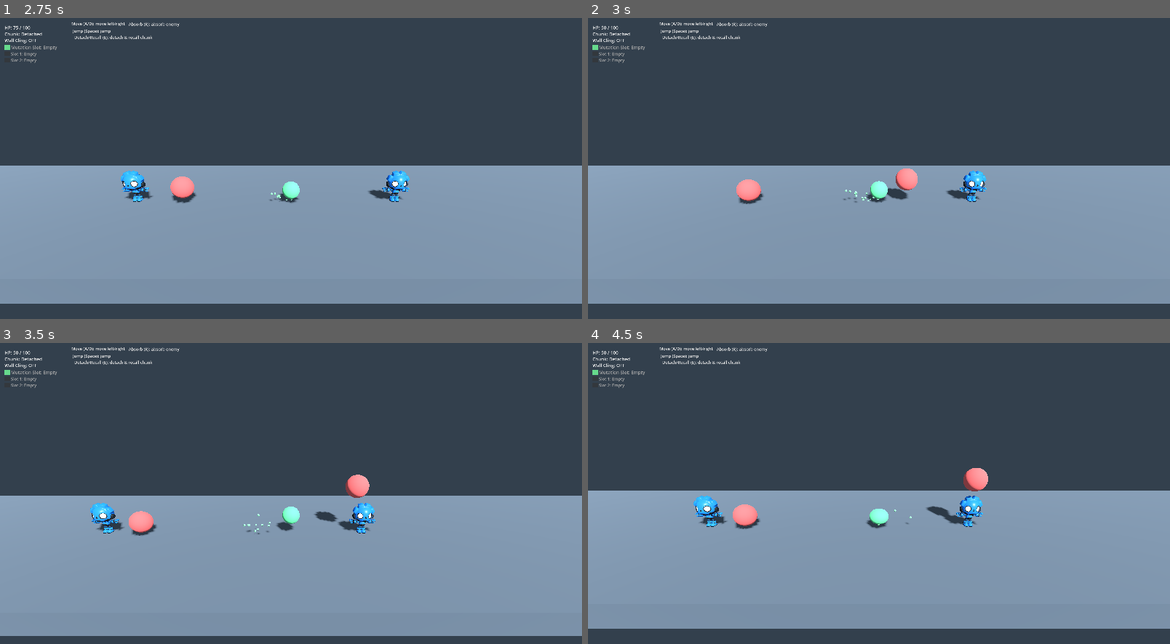
Above: before the commit, frames 1-4 (two rows, left to right).
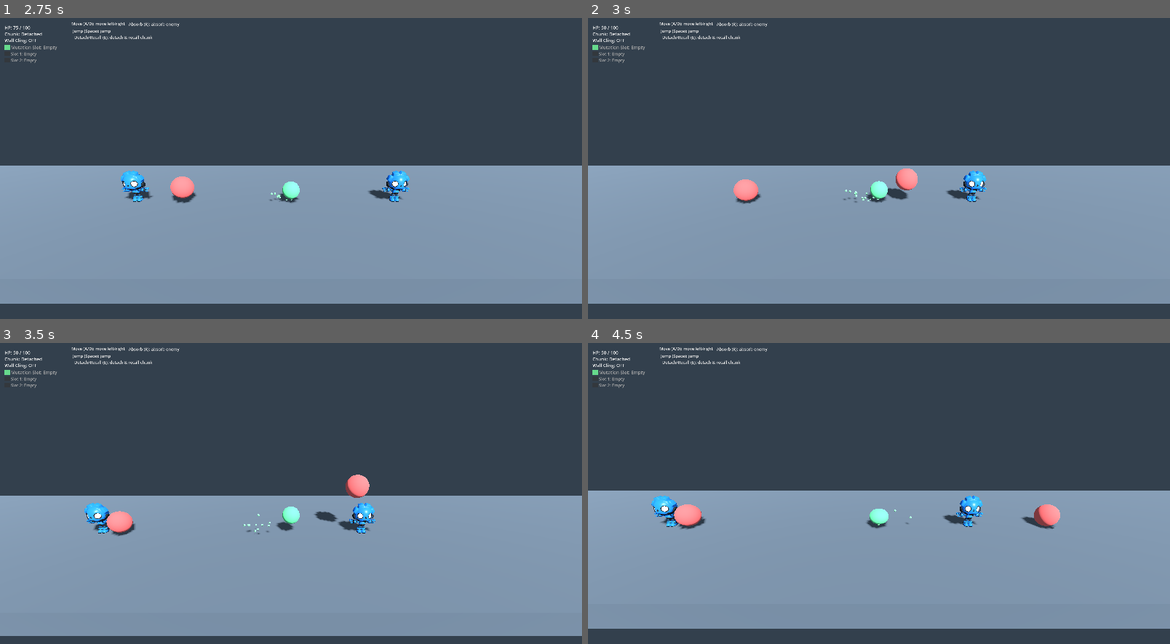
Above: after the commit, the same moments.

Repository: laazer/blobert
Game: Godot game, scene res://scenes/levels/sandbox/test_movement_3d.tscn
The game is run twice, just before and just after one commit, with the same random seed, the same clock (stepped at 60 frames per second) and the same inputs.
Inputs (mouse positions are in pixels of both pictures, inside the frame that each line leads up to):
- Up to frame 1 (2.75 s): move the mouse to (419, 180) at 0.52 s; hold D (move_right) 0.53-1.28 s; tap F (infect) at 0.6, 1.55, 2.3 s; tap Space (jump) at 0.77, 1.52 s; move the mouse to (174, 216) at 1.27 s; hold A (move_left) 1.28-2.03 s; tap R (absorb) at 1.35 s; move the mouse to (349, 120) at 2.02 s; hold D (move_right) from 2.03 s (still down); tap E (detach) at 2.1 s
- Up to frame 2 (3 s): keep holding D (move_right); move the mouse to (849, 273) at 2.77 s; tap Q (detach_2) at 2.85 s
- Up to frame 3 (3.5 s): keep holding D (move_right); tap Space (jump) at 3.02 s; tap F (infect) at 3.05 s
- Up to frame 4 (4.5 s): move the mouse to (1053, 580) at 3.52 s; release D (move_right) at 3.53 s; hold A (move_left) from 3.53 s (still down); tap F (infect) at 3.6, 4.35 s; tap Space (jump) at 3.77 s; move the mouse to (704, 469) at 4.27 s

Frame 1 is identical in both runs. In frame 2, 0.1% of the frame differs, in the area x 25-31%, y 53-62%; in frame 3, 0.8%; in frame 4, 2.0%, in the area x 10-82%, y 41-62%.

Commit message:
infection wip

Diff:
--- a/scripts/enemy/enemy_infection_3d.gd
+++ b/scripts/enemy/enemy_infection_3d.gd
@@ -14,6 +14,7 @@
 var _esm: EnemyStateMachine = EnemyStateMachine.new()
 var _handler: InfectionInteractionHandler
 var _area: Area3D
+var _attached_chunks: Array[RigidBody3D] = []
 
 
 func _ready() -> void:
@@ -35,11 +36,15 @@
 		if _handler != null:
 			_handler.set_target_esm(_esm)
 	if body.is_in_group("chunk"):
+		var chunk: RigidBody3D = body as RigidBody3D
+		if chunk in _attached_chunks:
+			return
 		if _esm.get_state() == "weakened":
 			_esm.apply_infection_event()
+			chunk_attached.emit(chunk)
+			_attached_chunks.append(chunk)
 		else:
 			_esm.apply_weaken_event()
-		chunk_attached.emit(body as RigidBody3D)
 
 
 func _on_body_exited(body: Node3D) -> void:
--- a/scripts/player/player_controller_3d.gd
+++ b/scripts/player/player_controller_3d.gd
@@ -93,6 +93,17 @@
 		var enemies: Array = root.find_children("*", "EnemyInfection3D", true, false)
 		for enemy in enemies:
 			enemy.chunk_attached.connect(_on_enemy_chunk_attached.bind(enemy))
+
+func _exit_tree() -> void:
+	if not is_inside_tree():
+		return
+	var root: Node = get_parent()
+	if root == null:
+		return
+	var enemies: Array = root.find_children("*", "EnemyInfection3D", true, false)
+	for enemy in enemies:
+		if is_instance_valid(enemy) and enemy.chunk_attached.is_connected(_on_enemy_chunk_attached):
+			enemy.chunk_attached.disconnect(_on_enemy_chunk_attached)
 
 func _process(_delta: float) -> void:
 	var cam: Camera3D = get_node_or_null("Gimbal/Camera3D") as Camera3D
@@ -226,6 +237,8 @@
 				_juice_recall_pop()
 				chunk_reabsorbed.emit(global_position, _chunk_node.global_position)
 				_chunk_node.queue_free()
+			_chunk_stuck_on_enemy = false
+			_chunk_stuck_enemy = null
 			_chunk_node = null
 
 	# --- Chunk 2 detach/recall (SPEC-SCL-7, SPEC-SCL-8) ---
@@ -283,6 +296,8 @@
 				_juice_recall_pop()
 				chunk_2_reabsorbed.emit(global_position, _chunk_node_2.global_position)
 				_chunk_node_2.queue_free()
+			_chunk_2_stuck_on_enemy = false
+			_chunk_2_stuck_enemy = null
 			_chunk_node_2 = null
 
 func _on_enemy_chunk_attached(chunk: RigidBody3D, enemy: EnemyInfection3D) -> void:
@@ -307,16 +322,18 @@
 	if _chunk_stuck_on_enemy and _chunk_stuck_enemy != null and is_instance_valid(_chunk_stuck_enemy):
 		if _chunk_stuck_enemy.get_esm() == esm:
 			if _chunk_node != null and is_instance_valid(_chunk_node):
-				_chunk_node.reparent(get_parent(), true)
-				_chunk_node.freeze = false
+				if _chunk_node.get_parent() == _chunk_stuck_enemy:
+					_chunk_node.reparent(get_parent(), true)
+					_chunk_node.freeze = false
 			_chunk_stuck_on_enemy = false
 			_chunk_stuck_enemy = null
 	# Slot 2
 	if _chunk_2_stuck_on_enemy and _chunk_2_stuck_enemy != null and is_instance_valid(_chunk_2_stuck_enemy):
 		if _chunk_2_stuck_enemy.get_esm() == esm:
 			if _chunk_node_2 != null and is_instance_valid(_chunk_node_2):
-				_chunk_node_2.reparent(get_parent(), true)
-				_chunk_node_2.freeze = false
+				if _chunk_node_2.get_parent() == _chunk_2_stuck_enemy:
+					_chunk_node_2.reparent(get_parent(), true)
+					_chunk_node_2.freeze = false
 			_chunk_2_stuck_on_enemy = false
 			_chunk_2_stuck_enemy = null
 
